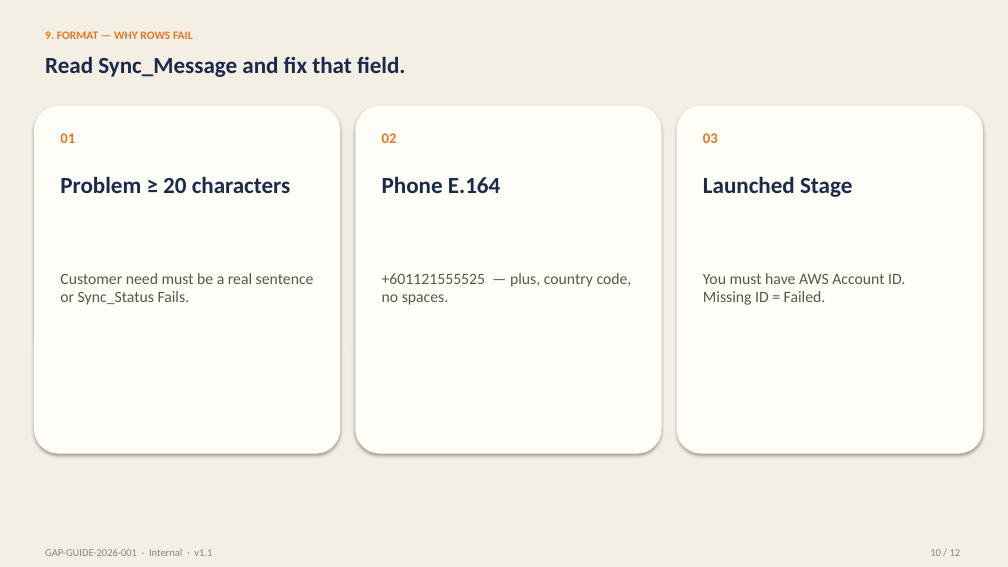
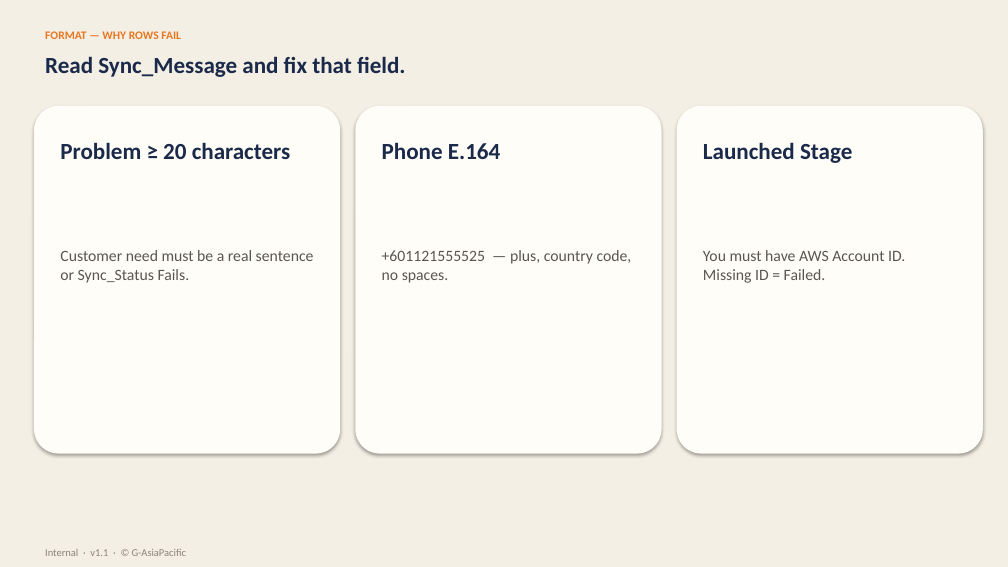
Before and after one commit to azibfikri/apn-opportunity-lark-guide, a slide deck: slide 10 of GAP-GUIDE-2026-001-APN-Opportunity-Lark-Base.pptx. Drawn at 1008x567 pixels with LibreOffice and Linux fonts; fonts in the diff are those of the drawing. Boxes give left, top, right and bottom in pixels: in the first picture for what was removed or moved away, otherwise in the second. Text is boxed around its words. In the diff, an @@ line names an element or a change of style, - is before the commit and + after.

```diff
--- a/GAP-GUIDE-2026-001-APN-Opportunity-Lark-Base.pptx
+++ b/GAP-GUIDE-2026-001-APN-Opportunity-Lark-Base.pptx
@@ text at [45, 31, 181, 39]: text changed @@
-9. FORMAT — WHY ROWS FAIL
+FORMAT — WHY ROWS FAIL
@@ text "Problem ≥ 20 characters": place and size @@
-text "Problem ≥ 20 characters" at [60, 176, 291, 193]
+text "Problem ≥ 20 characters" at [60, 142, 291, 159]
@@ text removed at [60, 133, 75, 143] @@
-01
@@ text "Phone E.164": place and size @@
-text "Phone E.164" at [382, 176, 500, 193]
+text "Phone E.164" at [382, 142, 500, 159]
@@ text removed at [382, 133, 397, 143] @@
-02
@@ text "Launched Stage": place and size @@
-text "Launched Stage" at [703, 176, 852, 197]
+text "Launched Stage" at [703, 142, 852, 163]
@@ text removed at [703, 133, 718, 143] @@
-03
@@ text "Customer need must be a ...": place and size @@
-text "Customer need must be a ..." at [60, 273, 314, 305]
+text "Customer need must be a ..." at [60, 250, 314, 283]
@@ text "+601121555525 — plus, country code, ...": place and size @@
-text "+601121555525 — plus, country code, ..." at [382, 273, 632, 305]
+text "+601121555525 — plus, country code, ..." at [382, 250, 632, 283]
@@ text "You must have AWS Account ...": place and size @@
-text "You must have AWS Account ..." at [703, 273, 905, 305]
+text "You must have AWS Account ..." at [703, 250, 905, 283]
@@ text at [45, 549, 186, 556]: text changed @@
-GAP-GUIDE-2026-001 · Internal · v1.1
+Internal · v1.1 · © G-AsiaPacific
@@ text removed at [930, 549, 961, 556] @@
-10 / 12
```
Also in this commit, not shown: 11 other slides changed, 1 other file.
